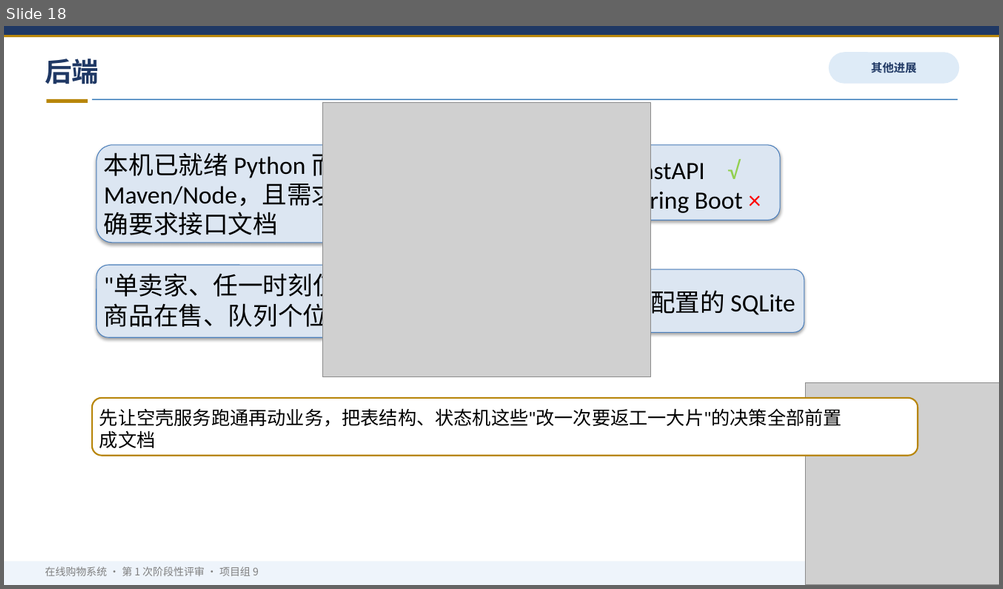
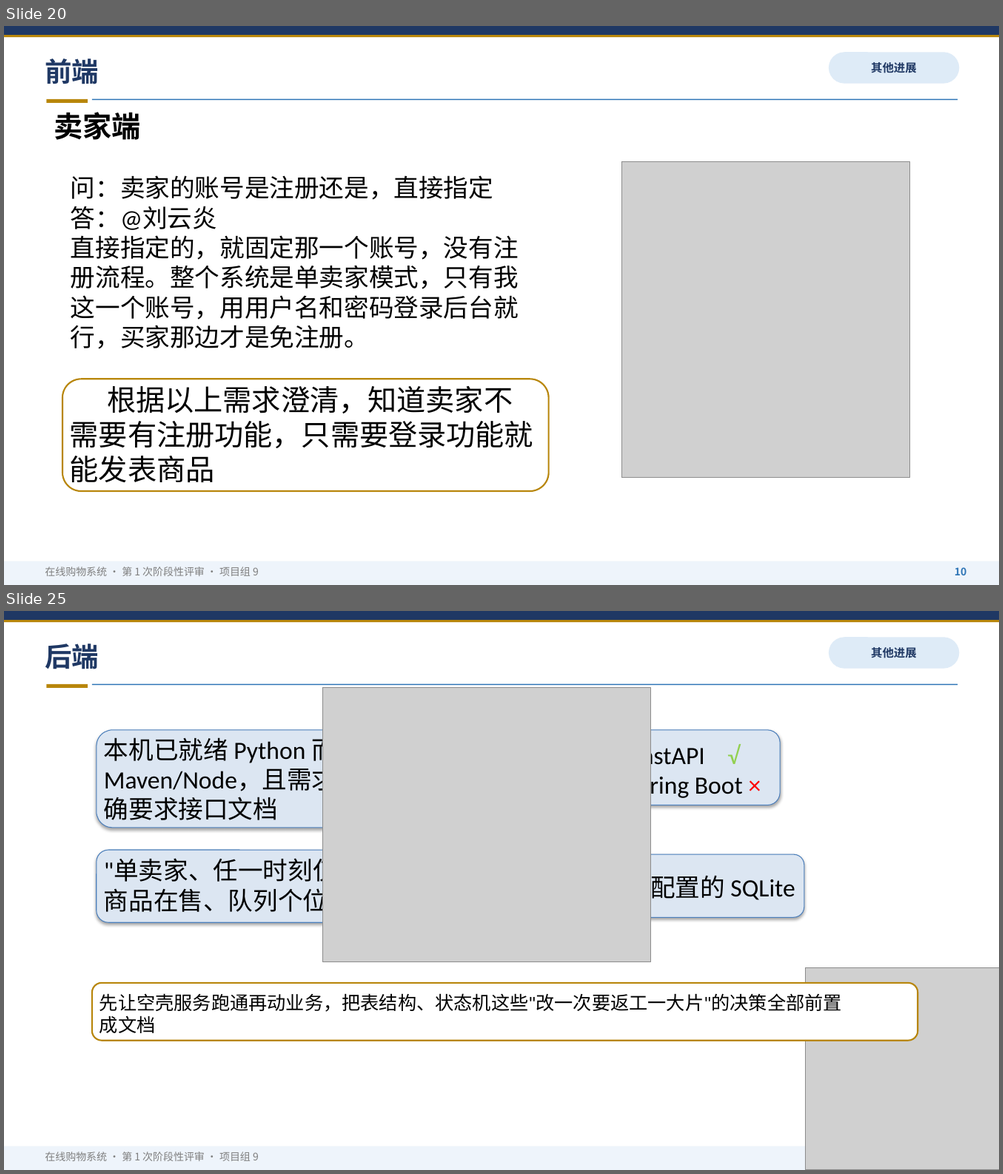
Before and after one commit to tyq-arch/single-merchant-shop-9, a slide deck: docs/第1次阶段性评审_第九组.pptx. Shown one above the other, each under a label of ours: slide 18 before the commit, slides 20 and 25 after it; the slides between them are not shown. The pictures are 1003x589 and 1003x1174 pixels, drawn with LibreOffice and Linux fonts; fonts in the diff are those of the drawing; grey boxes stand for pictures. Boxes give left, top, right and bottom in pixels: in the first picture for what was removed or moved away, otherwise in the second. Text is boxed around its words. In the diff, an @@ line names an element or a change of style, - is before the commit and + after.

```diff
--- a/docs/第1次阶段性评审_第九组.pptx
+++ b/docs/第1次阶段性评审_第九组.pptx
@@ slide 20 added at (4, 26, 999, 585), background #FFFFFF @@
@@ rectangle added at (4, 26, 999, 35), fill #1F3864 @@
@@ rectangle added at (4, 35, 999, 37), fill #B8860B @@
@@ text added at (45, 59, 99, 84), 26 pt, text #1F3864, bold @@
+前端
@@ rounded rectangle added at (828, 52, 959, 84), fill #DEEBF7, 11 pt, text #1F3864, bold @@
+其他进展
@@ rectangle added at (46, 99, 88, 103), fill #B8860B @@
@@ text added at (54, 112, 140, 140), 28 pt, text #000000, bold @@
+卖家端
@@ rectangle added at (92, 99, 958, 100), fill #2E75B6 @@
@@ text added at (71, 175, 518, 349), 24 pt, text #000000 @@
+问：卖家的账号是注册还是，直接指定
+答：@刘云炎
+直接指定的，就固定那一个账号，没有注册流程。整个系统是单卖家模式，只有我这一个账号，用用户名和密码登录后台就行，买家那边才是免注册。
@@ picture added at (622, 162, 910, 478) @@
@@ rounded rectangle added at (62, 380, 548, 492), fill #FFFFFF, outline #B8860B 1.5 pt, 18 pt, text #FFFFFF @@
+先让空壳服务跑通再动业务，把表结构、改一次要返工一大片"的决策全部前置成文档
@@ text added at (70, 386, 533, 488), 28 pt, text #000000 @@
+根据以上需求澄清，知道卖家不需要有注册功能，只需要登录功能就能发表商品
@@ rectangle added at (4, 562, 999, 585), fill #EEF4FB @@
@@ text added at (45, 567, 259, 577), 10 pt, text #7F7F7F @@
+在线购物系统 · 第 1 次阶段性评审 · 项目组 9
@@ text added at (954, 568, 966, 576), 10 pt, text #2E75B6, bold @@
+10
@@ what was slide 18 is now slide 25 @@
```
Also in this commit, not shown: 1 slide changed, 6 other slides added.
